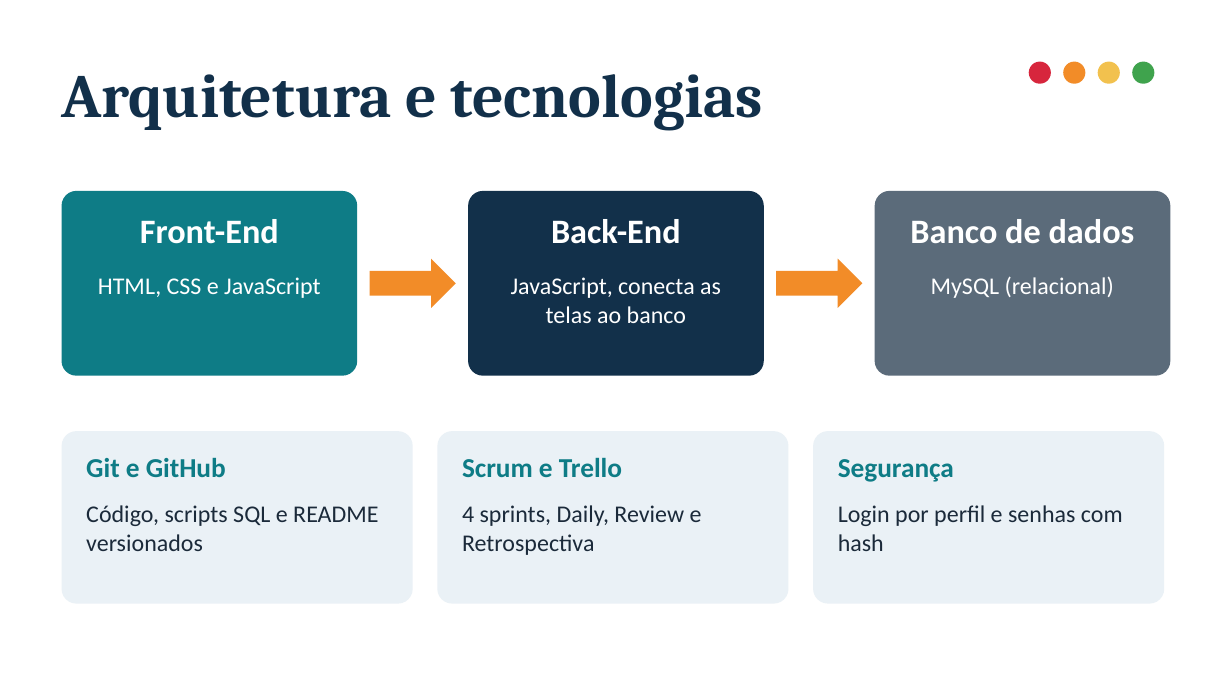
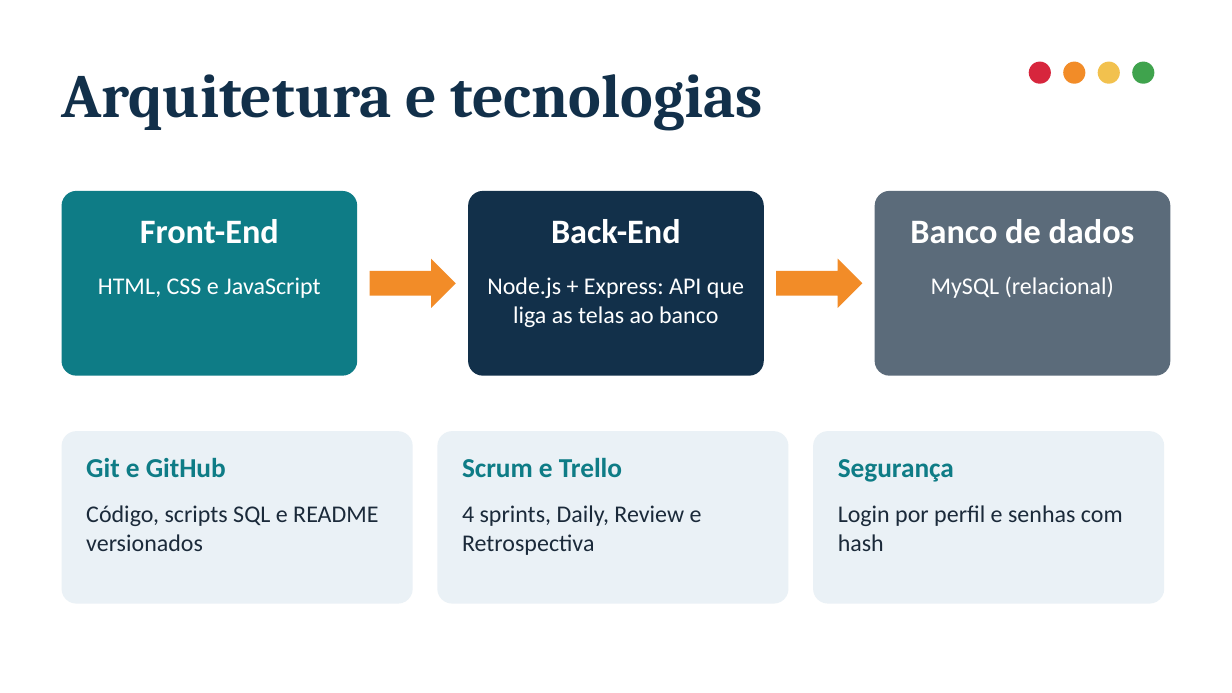
Before and after one commit to warley1137/PI2-SI-2026-Time04, a slide deck: slide 4 of Apresentacao_PI2_Time04_Pronto_Socorro.pptx. Drawn at 1232x693 pixels with LibreOffice and Linux fonts; fonts in the diff are those of the drawing. Boxes give left, top, right and bottom in pixels: in the first picture for what was removed or moved away, otherwise in the second. Text is boxed around its words. In the diff, an @@ line names an element or a change of style, - is before the commit and + after.

```diff
--- a/Apresentacao_PI2_Time04_Pronto_Socorro.pptx
+++ b/Apresentacao_PI2_Time04_Pronto_Socorro.pptx
@@ text at box(487, 277, 744, 327): text changed @@
-JavaScript, conecta as telas ao banco
+Node.js + Express: API que liga as telas ao banco
```
Also in this commit, not shown: 3 other slides changed.
